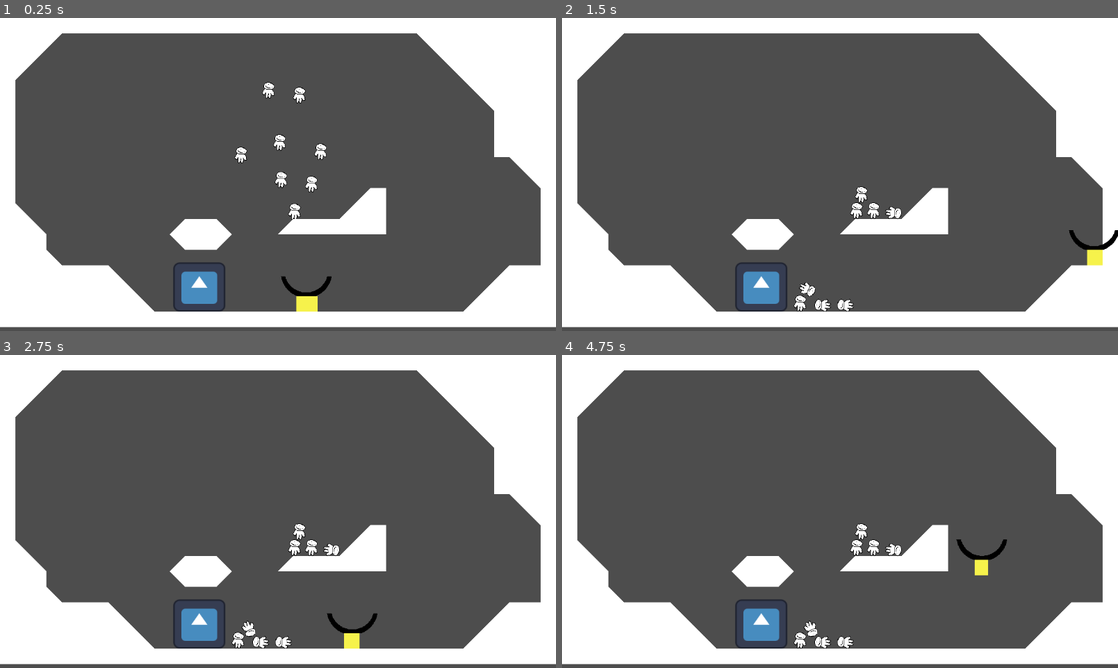
Above: before the commit, frames 1-4 (two rows, left to right).
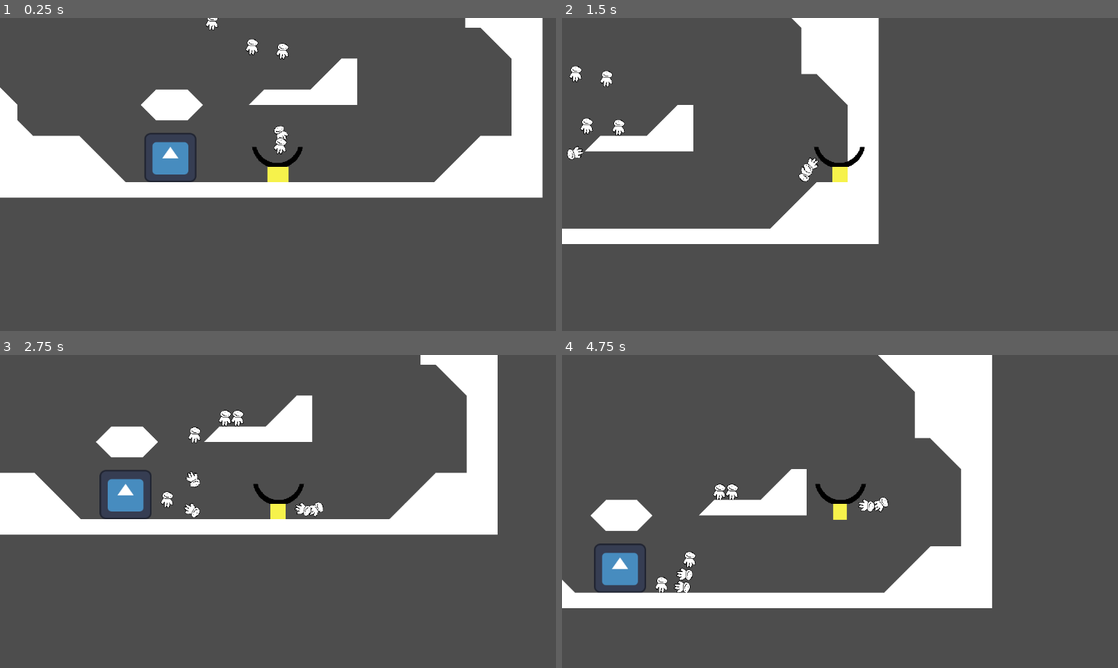
Above: after the commit, the same moments.

Repository: ValorZard/RainyPlatformer
Game: Godot game, scene res://Scenes/testPhysics.tscn
The game is run twice, just before and just after one commit, with the same random seed, the same clock (stepped at 60 frames per second) and the same inputs. This scene is started directly instead of the project's main scene. The engine's default icon, where the game draws it, is replaced by a stand-in: a white triangle on a blue panel in a dark square.
Inputs:
- Up to frame 1 (0.25 s): no input
- Up to frame 2 (1.5 s): hold Right (ui_right) from 0.53 s (still down); tap Space (jump) at 0.77 s
- Up to frame 3 (2.75 s): tap Space (jump) at 1.52 s; release Right (ui_right) at 2.03 s; hold Left (ui_left) from 2.03 s (still down)
- Up to frame 4 (4.75 s): release Left (ui_left) at 2.78 s; hold Right (ui_right) 2.78-4.28 s; tap Space (jump) at 3.02, 3.77, 4.52 s; hold Left (ui_left) from 4.28 s (still down)

The runs differ from the first frame. In frame 1, 38% of the frame differs, in the area x 0-100%, y 0-99%; in frame 2, 38%; in frame 3, 40%; in frame 4, 42%.

Commit message:
funny physics problems

Diff:
--- a/Actors/person.gd
+++ b/Actors/person.gd
@@ -4,25 +4,44 @@
 
 var teleport := false
 var teleport_position : Vector2
-var velocity: Vector2
+var player : Player
+
+var max_speed = 100
+
+@export var can_report := false
 
 # Called when the node enters the scene tree for the first time.
 func _ready():
+	self.contact_monitor = true
+	self.max_contacts_reported = 4
+	self.connect("body_entered", _body_entered)
+	self.connect("body_exited", _body_exited)
 	pass # Replace with function body.
 
-func set_location(new_position : Vector2, player_velocity : Vector2):
+func set_location(new_position : Vector2, player : Player):
 	teleport_position = new_position
 	teleport = true
-	velocity = player_velocity
+	self.player = player
 
 # this will constantly be running, basically the rigidbody version of process
 func _integrate_forces(state: PhysicsDirectBodyState2D) -> void:
 	if teleport:
-		state.linear_velocity = Vector2(velocity.x,0)
+		state.linear_velocity = player.velocity
 		state.angular_velocity = 0.0
 		state.transform.origin = teleport_position
 		teleport = false
+	if abs(get_linear_velocity().length()) > max_speed:
+		var new_speed = get_linear_velocity().normalized()
+		new_speed *= max_speed
+		set_linear_velocity(new_speed)
 
+func _body_entered(body):
+	if can_report and !(body is Scoop):
+		print(body.name + " entered by " + self.name + " with speed " + str(self.linear_velocity))
+
+func _body_exited(body):
+	if can_report and !(body is Scoop):
+		print(body.name + " exited by " + self.name + " with speed " + str(self.linear_velocity))
 
 # Called every frame. 'delta' is the elapsed time since the previous frame.
 func _process(delta):
--- a/Player/pick_up_area.gd
+++ b/Player/pick_up_area.gd
@@ -11,7 +11,7 @@
 	#print(person.name)
 	if person is Person:
 		# put the person in the scoop
-		person.set_location(scoop.spawn_point.global_position, player.velocity)
+		person.set_location(scoop.spawn_point.global_position, player)
 
 # Called every frame. 'delta' is the elapsed time since the previous frame.
 func _process(delta):
--- a/Player/test_scoop.tscn
+++ b/Player/test_scoop.tscn
@@ -11,8 +11,8 @@
 
 [node name="TestScoop" type="StaticBody2D" node_paths=PackedStringArray("spawn_point")]
 position = Vector2(0, -45)
-collision_layer = 32
-collision_mask = 18
+collision_layer = 33
+collision_mask = 31
 script = ExtResource("1_igqgq")
 spawn_point = NodePath("SpawnPoint")
 
--- a/Scenes/Shrine.gd
+++ b/Scenes/Shrine.gd
@@ -6,9 +6,9 @@
 	self.connect("body_entered", pick_up_person)
 
 func pick_up_person(person):
-	print(person.name)
+	# print(person.name)
 	if person is Person:
-		print("shrine")
+		# print("shrine")
 		# put the person in the scoop
 		person.queue_free()
 		Gamemanager.score += 1
--- a/Scenes/testPhysics.tscn
+++ b/Scenes/testPhysics.tscn
@@ -7,6 +7,8 @@
 [ext_resource type="Texture2D" uid="uid://dxtx8htjdu1mh" path="res://Art/TilesetOf5.png" id="6_47mak"]
 [ext_resource type="Script" path="res://Scenes/Shrine.gd" id="6_fr70l"]
 [ext_resource type="Texture2D" uid="uid://dklar3eu1r8il" path="res://icon.svg" id="7_dr8mv"]
+
+[sub_resource type="CircleShape2D" id="CircleShape2D_3l8kd"]
 
 [sub_resource type="TileSetAtlasSource" id="TileSetAtlasSource_13qij"]
 texture = ExtResource("6_47mak")
@@ -60,10 +62,17 @@
 position = Vector2(499, 256)
 
 [node name="Person2" parent="." instance=ExtResource("2_tqh3s")]
-position = Vector2(664, 249)
+position = Vector2(652, 468)
+can_report = true
 
 [node name="Person3" parent="." instance=ExtResource("2_tqh3s")]
-position = Vector2(610, 373)
+position = Vector2(637, 489)
+can_report = true
+
+[node name="PinJoint2D" type="PinJoint2D" parent="Person3"]
+node_a = NodePath("..")
+node_b = NodePath("../../Person2")
+bias = 0.9
 
 [node name="Person4" parent="." instance=ExtResource("2_tqh3s")]
 position = Vector2(579, 230)
@@ -90,6 +99,25 @@
 [node name="TestScoop" parent="Player" node_paths=PackedStringArray("player") instance=ExtResource("4_6gant")]
 player = NodePath("..")
 
+[node name="Camera2D" type="Camera2D" parent="Player"]
+
+[node name="RigidBody2D" type="RigidBody2D" parent="Player"]
+position = Vector2(0, -27)
+lock_rotation = true
+freeze = true
+
+[node name="CollisionShape2D" type="CollisionShape2D" parent="Player/RigidBody2D"]
+position = Vector2(0, 12)
+shape = SubResource("CircleShape2D_3l8kd")
+disabled = true
+
+[node name="PinJoint2D" type="PinJoint2D" parent="Player"]
+position = Vector2(0, -16)
+node_a = NodePath("../RigidBody2D")
+node_b = NodePath("../../Person3")
+bias = 0.9
+disable_collision = false
+
 [node name="TileMap" type="TileMap" parent="."]
 scale = Vector2(0.125, 0.125)
 tile_set = SubResource("TileSet_sf3mg")
Not shown: 1 places in Scenes/testPhysics.tscn that only renumber resources
